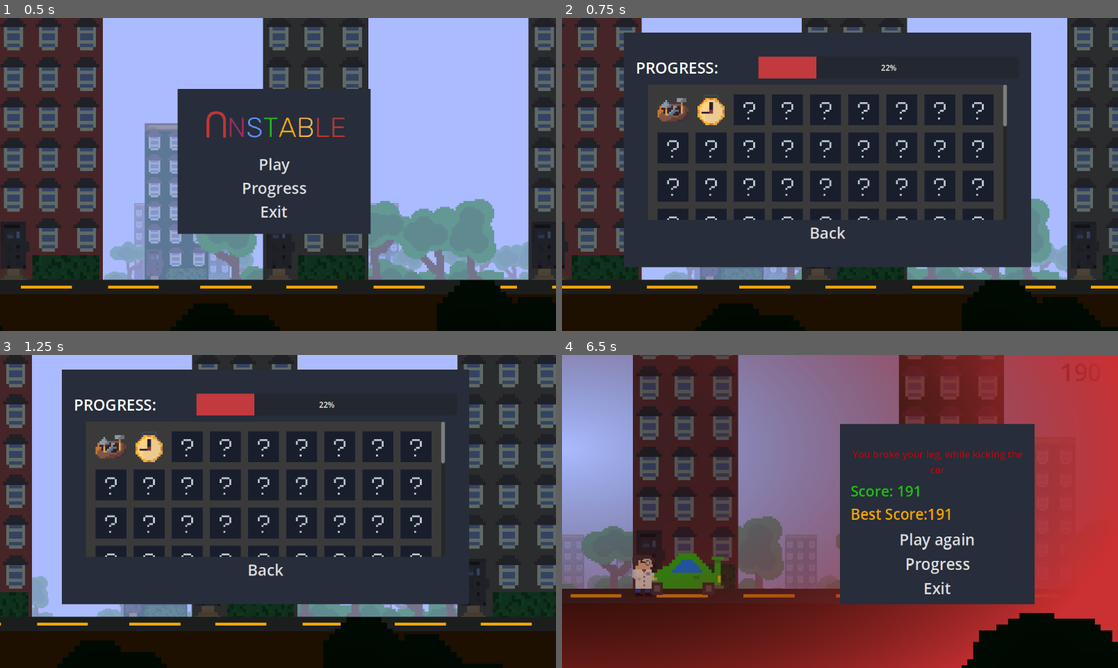
Above: before the commit, frames 1-4 (two rows, left to right).
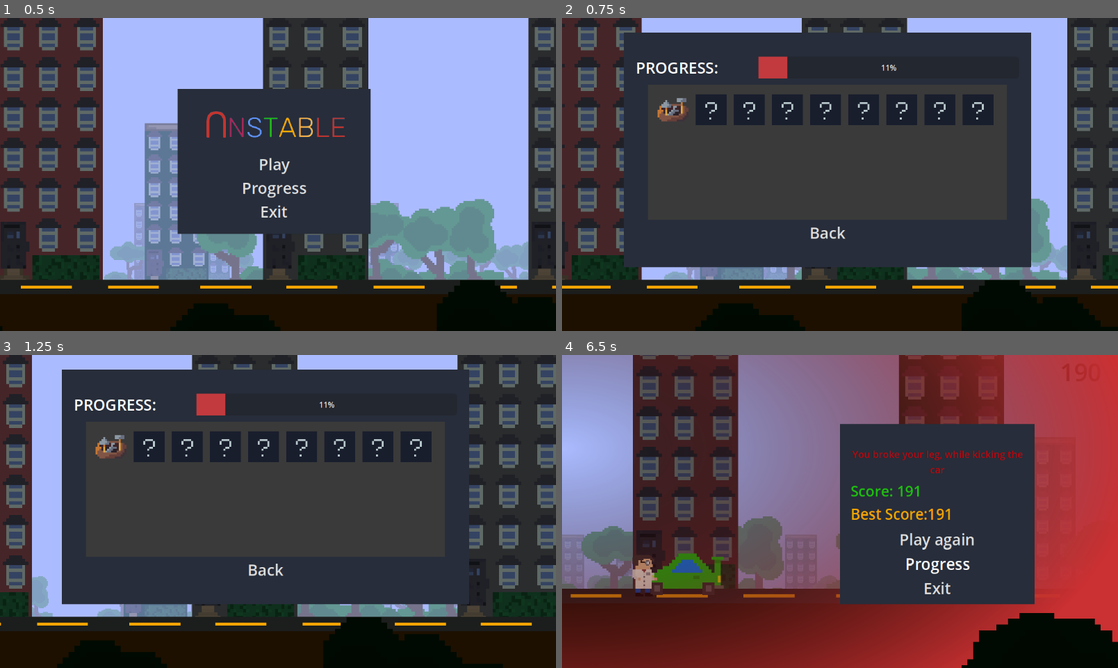
Above: after the commit, the same moments.

Repository: kir-55/Unstable
Game: Godot game, scene res://Scenes/main.tscn
The game is run twice, just before and just after one commit, with the same random seed, the same clock (stepped at 60 frames per second) and the same inputs.
Inputs (mouse positions are in pixels of both pictures, inside the frame that each line leads up to):
- Up to frame 1 (0.5 s): no input
- Up to frame 2 (0.75 s): click "Progress" at 0.5 s
- Up to frame 3 (1.25 s): no input
- Up to frame 4 (6.5 s): click "Back" at 1.25 s; click "Play" at 2 s; move the mouse to (962, 495) at 2.77 s; hold Space (up) 2.78-3.5 s; tap S (bottom) at 2.85, 4.55, 5.85 s; click (962, 495) at 2.92 s; drag from (728, 527) to (812, 574) at 3.52 s; move the mouse to (895, 442) at 4.27 s; tap Shift (dash) at 4.35 s; click (895, 442) at 4.42 s; drag from (812, 574) to (673, 464) at 5.02 s; move the mouse to (1006, 558) at 5.77 s; hold Space (up) from 5.78 s (still down); click (1006, 558) at 5.92 s

Frame 1 is identical in both runs. In frame 2, 12% of the frame differs, in the area x 17-80%, y 12-65%; in frame 3, 12%; in frame 4, 0.1%.

Commit message:
Improved progress system

Diff:
--- /dev/null
+++ b/Amulets/new_outline.tscn
@@ -0,0 +1,31 @@
+[gd_scene load_steps=4 format=3 uid="uid://pfv7mxqwmppe"]
+
+[ext_resource type="Shader" path="res://Styles/new_outline.gdshader" id="1_yo4uo"]
+[ext_resource type="Texture2D" uid="uid://bs0xlloapmy83" path="res://textures/Amulets/outline.png" id="2_7300f"]
+
+[sub_resource type="ShaderMaterial" id="ShaderMaterial_15v88"]
+shader = ExtResource("1_yo4uo")
+shader_parameter/Line_Smoothness = 0.052
+shader_parameter/Line_Width = 0.2
+shader_parameter/Brightness = 3.0
+shader_parameter/Rotation_deg = 30.0
+shader_parameter/Distortion = 1.766
+shader_parameter/Speed = 0.7
+shader_parameter/Position = 0.0
+shader_parameter/Position_Min = 0.25
+shader_parameter/Position_Max = 0.5
+shader_parameter/Alpha = 1.0
+
+[node name="TextureRect" type="TextureRect"]
+modulate = Color(1, 1, 0, 1)
+show_behind_parent = true
+clip_children = 2
+offset_right = 61.0
+offset_bottom = 56.0
+texture = ExtResource("2_7300f")
+
+[node name="ColorRect" type="ColorRect" parent="."]
+material = SubResource("ShaderMaterial_15v88")
+layout_mode = 0
+offset_right = 61.0
+offset_bottom = 56.0
--- a/Scenes/Menus/amulet_icon_template.tscn
+++ b/Scenes/Menus/amulet_icon_template.tscn
@@ -1,9 +1,9 @@
 [gd_scene load_steps=6 format=3 uid="uid://b4gt65xd5xb3n"]
 
 [ext_resource type="Theme" uid="uid://o1p54tv8dklw" path="res://Styles/theme.tres" id="1_7aqtk"]
-[ext_resource type="Texture2D" uid="uid://bj4bdslc6roka" path="res://Textures/Amulets/clock.png" id="2_l7lqn"]
+[ext_resource type="Texture2D" uid="uid://bj4bdslc6roka" path="res://textures/Amulets/clock.png" id="2_l7lqn"]
 [ext_resource type="Script" path="res://Scripts/custom_tooltip.gd" id="3_287wm"]
-[ext_resource type="PackedScene" uid="uid://bigmbkrs23ifx" path="res://Scenes/Menus/tooltip.tscn" id="4_qkxax"]
+[ext_resource type="PackedScene" uid="uid://bigmbkrs23ifx" path="res://Scenes/menus/tooltip.tscn" id="4_qkxax"]
 
 [sub_resource type="LabelSettings" id="LabelSettings_v2uu3"]
 font_size = 32
--- a/Scenes/Menus/progress_menu.tscn
+++ b/Scenes/Menus/progress_menu.tscn
@@ -8,6 +8,7 @@
 [ext_resource type="Script" path="res://Scripts/menus/Progress/spawn_amulets.gd" id="4_86uri"]
 [ext_resource type="PackedScene" uid="uid://b4gt65xd5xb3n" path="res://Scenes/menus/amulet_icon_template.tscn" id="5_b7kvo"]
 [ext_resource type="Texture2D" uid="uid://c1dp2t0q0chrc" path="res://textures/Amulets/unfound.png" id="6_v6gmf"]
+[ext_resource type="PackedScene" uid="uid://pfv7mxqwmppe" path="res://Amulets/new_outline.tscn" id="8_mjkde"]
 
 [sub_resource type="StyleBoxFlat" id="StyleBoxFlat_kxiux"]
 bg_color = Color(0.230315, 0.230315, 0.230315, 1)
@@ -105,6 +106,7 @@
 script = ExtResource("4_86uri")
 amulet_prefab = ExtResource("5_b7kvo")
 not_found_amulet_texture = ExtResource("6_v6gmf")
+new_amulet_outline = ExtResource("8_mjkde")
 
 [node name="Back" type="Button" parent="Panel/MarginContainer/VBoxContainer"]
 layout_mode = 2
--- a/Scenes/age_travel_machine.tscn
+++ b/Scenes/age_travel_machine.tscn
@@ -1,6 +1,6 @@
 [gd_scene load_steps=4 format=3 uid="uid://dvk85grtcjnak"]
 
-[ext_resource type="Texture2D" uid="uid://du51rvnovd0h" path="res://Textures/Baners/medieval_baner.png" id="1_8vpsh"]
+[ext_resource type="Texture2D" uid="uid://du51rvnovd0h" path="res://textures/Baners/medieval_baner.png" id="1_8vpsh"]
 [ext_resource type="Script" path="res://Scripts/change_scene.gd" id="2_m0f35"]
 
 [sub_resource type="LabelSettings" id="LabelSettings_ola1w"]
--- a/Scenes/menus/game_over_menu.tscn
+++ b/Scenes/menus/game_over_menu.tscn
@@ -20,7 +20,7 @@
 font_size = 20
 font_color = Color(0.707013, 0.0313546, 0.0515839, 1)
 
-[node name="GameOverMenu" type="Control" node_paths=PackedStringArray("last_score_label", "best_score_label")]
+[node name="GameOverMenu" type="Control" node_paths=PackedStringArray("last_score_label", "best_score_label", "new_amulet_count_label")]
 layout_mode = 3
 anchors_preset = 8
 anchor_left = 0.5
@@ -34,6 +34,7 @@
 script = ExtResource("1_fseod")
 last_score_label = NodePath("Panel/MarginContainer/VBoxContainer/Last Score")
 best_score_label = NodePath("Panel/MarginContainer/VBoxContainer/Best Score")
+new_amulet_count_label = NodePath("Panel/MarginContainer/VBoxContainer/RichTextLabel")
 
 [node name="TextureRect" type="TextureRect" parent="."]
 layout_mode = 1
@@ -111,13 +112,26 @@
 theme_override_styles/normal = ExtResource("3_ca5b1")
 text = "Play again"
 
-[node name="Progress" type="Button" parent="Panel/MarginContainer/VBoxContainer"]
+[node name="RichTextLabel" type="RichTextLabel" parent="Panel/MarginContainer/VBoxContainer"]
 layout_mode = 2
+size_flags_horizontal = 3
 size_flags_vertical = 3
-size_flags_stretch_ratio = 2.0
+theme_override_font_sizes/normal_font_size = 32
+bbcode_enabled = true
+fit_content = true
+
+[node name="Progress" type="Button" parent="Panel/MarginContainer/VBoxContainer/RichTextLabel"]
+layout_mode = 1
+anchors_preset = 15
+anchor_right = 1.0
+anchor_bottom = 1.0
+grow_horizontal = 2
+grow_vertical = 2
+size_flags_horizontal = 3
+size_flags_vertical = 3
+size_flags_stretch_ratio = 5.3
 theme_override_font_sizes/font_size = 32
 theme_override_styles/normal = ExtResource("3_ca5b1")
-text = "Progress"
 
 [node name="Exit" type="Button" parent="Panel/MarginContainer/VBoxContainer"]
 layout_mode = 2
@@ -128,5 +142,6 @@
 text = "Exit"
 
 [connection signal="pressed" from="Panel/MarginContainer/VBoxContainer/Again" to="." method="_on_again_pressed"]
-[connection signal="pressed" from="Panel/MarginContainer/VBoxContainer/Progress" to="." method="_on_gameover_progress_pressed"]
+[connection signal="ready" from="Panel/MarginContainer/VBoxContainer/RichTextLabel" to="." method="_on_new_amulet_count_ready"]
+[connection signal="pressed" from="Panel/MarginContainer/VBoxContainer/RichTextLabel/Progress" to="." method="_on_gameover_progress_pressed"]
 [connection signal="pressed" from="Panel/MarginContainer/VBoxContainer/Exit" to="." method="_on_exit_pressed"]
--- a/Scripts/Amulets/spawn_amulets.gd
+++ b/Scripts/Amulets/spawn_amulets.gd
@@ -71,5 +71,10 @@
 
 func grab_and_leave():
 	GlobalVariables.player_amulets.append_array(amulets_chosen)
-	GlobalVariables.player_amulet_collection.append_array(amulets_chosen)
+	for i in GlobalVariables.player_amulets:
+		if !(i in GlobalVariables.player_amulet_collection):
+			print(str(i) + "grab and leave")
+			GlobalVariables.player_new_amulets.append(i)
+			GlobalVariables.player_amulet_collection.append(i)
+
 	get_tree().change_scene_to_file("res://Scenes/age_travel_machine.tscn")
--- a/Scripts/global_functions.gd
+++ b/Scripts/global_functions.gd
@@ -7,6 +7,7 @@
 	GlobalVariables.game_is_on = true
 	print(GlobalVariables.player_amulets)
 	GlobalVariables.player_amulets = []
+	GlobalVariables.player_new_amulets = []
 	GlobalVariables.times_treveled = 0
 	GlobalVariables.items_in_home = GlobalVariables.initial_items_in_home
 	get_tree().change_scene_to_file("res://Scenes/Locations/city.tscn")
--- a/Scripts/global_variables.gd
+++ b/Scripts/global_variables.gd
@@ -21,7 +21,8 @@
 
 @export var amulets: Array[Amulet]
 var player_amulets: Array[int]
-var player_amulet_collection : Array[int] = [0,1]
+var player_amulet_collection : Array[int] = [0]
+var player_new_amulets : Array[int]
 
 
 var last_epoch: GlobalEnums.LEVELS
--- a/Scripts/menus/Progress/menu.gd
+++ b/Scripts/menus/Progress/menu.gd
@@ -3,4 +3,4 @@
 
 
 func _on_back_pressed():
-	GlobalFunctions.load_menu(GlobalEnums.MENU_LEVEL.MAIN, true, false)
+	GlobalFunctions.load_menu(GlobalEnums.MENU_LEVEL.MAIN, true)
--- a/Scripts/menus/Progress/spawn_amulets.gd
+++ b/Scripts/menus/Progress/spawn_amulets.gd
@@ -2,12 +2,14 @@
 
 @export var amulet_prefab: PackedScene
 @export var not_found_amulet_texture : Texture
+@export var new_amulet_outline : PackedScene
 
 func _ready():
+	GlobalVariables.player_amulet_collection.sort()
 	for id in GlobalVariables.player_amulet_collection:
 		spawn_amulet(GlobalVariables.amulets[id])
 
-	for i in range(100 - GlobalVariables.player_amulet_collection.size()):
+	for i in range(GlobalVariables.amulets.size() - GlobalVariables.player_amulet_collection.size()):
 		var amulet_representation = amulet_prefab.instantiate()
 		amulet_representation.texture = not_found_amulet_texture
 		amulet_representation.tooltip_text = "???\n" +  "This amulet has not been found yet..."
@@ -17,4 +19,6 @@
 	var amulet_representation = amulet_prefab.instantiate()
 	amulet_representation.texture = amulet.texture
 	amulet_representation.tooltip_text = amulet.name.to_upper() + "\n" +  amulet.description
+	if amulet.id in GlobalVariables.player_new_amulets:
+		amulet_representation.add_child(new_amulet_outline.instantiate())
 	add_child(amulet_representation)
--- a/Scripts/menus/game_over_menu.gd
+++ b/Scripts/menus/game_over_menu.gd
@@ -5,6 +5,7 @@
 
 @export var last_score_label : Label
 @export var best_score_label : Label
+@export var new_amulet_count_label : RichTextLabel
 
 
 
@@ -15,8 +16,7 @@
 	GlobalFunctions.load_menu(GlobalEnums.MENU_LEVEL.PROGRESS, true)
 
 func _on_gameover_progress_pressed():
-	GlobalFunctions.load_menu(GlobalEnums.MENU_LEVEL.PROGRESS, true, true)
-
+	GlobalFunctions.load_menu(GlobalEnums.MENU_LEVEL.PROGRESS, true)
 
 func _on_again_pressed():
 	GlobalFunctions.reload()
@@ -26,3 +26,10 @@
 		return
 	last_score_label.set_text(last_score_label.get_text() + str(GlobalVariables.last_score))
 	best_score_label.set_text(best_score_label.get_text() + str(GlobalVariables.best_score))
+
+
+func _on_new_amulet_count_ready():
+	if GlobalVariables.player_new_amulets.size() > 0:
+		new_amulet_count_label.append_text('[center]Progress ([color="red"]' + str(GlobalVariables.player_new_amulets.size()) + ' new![/color])[/center]')
+	else:
+		new_amulet_count_label.append_text("[center]Progress[/center]")
--- /dev/null
+++ b/Styles/new_outline.gdshader
@@ -0,0 +1,70 @@
+shader_type canvas_item;
+render_mode skip_vertex_transform;
+
+uniform float Line_Smoothness : hint_range(0, 0.1) = 0.045;
+uniform float Line_Width : hint_range(0, 0.2) = 0.09;
+uniform float Brightness = 3.0;
+uniform float Rotation_deg : hint_range(-90, 90) = 30;
+uniform float Distortion : hint_range(1, 2) = 1.8;
+uniform float Speed = 0.7;
+uniform float Position : hint_range(0, 1) = 0;
+uniform float Position_Min = 0.25;
+uniform float Position_Max = 0.5;
+uniform float Alpha : hint_range(0, 1) = 1;
+
+vec2 rotate_uv(vec2 uv, vec2 center, float rotation, bool use_degrees){
+		float _angle = rotation;
+		if(use_degrees){
+			_angle = rotation * (3.1415926/180.0);
+		}
+		mat2 _rotation = mat2(
+			vec2(cos(_angle), -sin(_angle)),
+			vec2(sin(_angle), cos(_angle))
+		);
+		vec2 _delta = uv - center;
+		_delta = _rotation * _delta;
+		return _delta + center;
+	}
+
+void fragment() {
+
+	vec2 center_uv = UV - vec2(0.5, 0.5);
+	float gradient_to_edge = max(abs(center_uv.x), abs(center_uv.y));
+	gradient_to_edge = gradient_to_edge * Distortion;
+	gradient_to_edge = 1.0 - gradient_to_edge;
+	vec2 rotaded_uv = rotate_uv(UV, vec2(0.5, 0.5), Rotation_deg, true);
+
+	float remapped_position;
+	{
+		float output_range = Position_Max - Position_Min;
+		remapped_position = Position_Min + output_range * Position;
+	}
+
+	float remapped_time = TIME * Speed + remapped_position;
+	remapped_time = fract(remapped_time);
+	{
+		float output_range = 2.0 - (-2.0);
+		remapped_time = -2.0 + output_range * remapped_time;
+	}
+
+	vec2 offset_uv = vec2(rotaded_uv.xy) + vec2(remapped_time, 0.0);
+	float line = vec3(offset_uv, 0.0).x;
+	line = abs(line);
+	line = gradient_to_edge * line;
+	line = sqrt(line);
+
+	float line_smoothness = clamp(Line_Smoothness, 0.001, 1.0);
+	float offset_plus = Line_Width + line_smoothness;
+	float offset_minus = Line_Width - line_smoothness;
+
+	float remapped_line;
+	{
+		float input_range = offset_minus - offset_plus;
+		remapped_line = (line - offset_plus) / input_range;
+	}
+	remapped_line = remapped_line * Brightness;
+	remapped_line = min(remapped_line, Alpha);
+	remapped_line = clamp(remapped_line,0.0,1.0);
+	COLOR = vec4(remapped_line);
+	COLOR.a = remapped_line;
+}
Not shown: 1 places in Scenes/Menus/progress_menu.tscn that only renumber resources
Not shown: 1 places in Scenes/menus/game_over_menu.tscn that only renumber resources
Binary file added: Textures/Amulets/outline.png
Not shown, added: Textures/Amulets/outline.png.import
